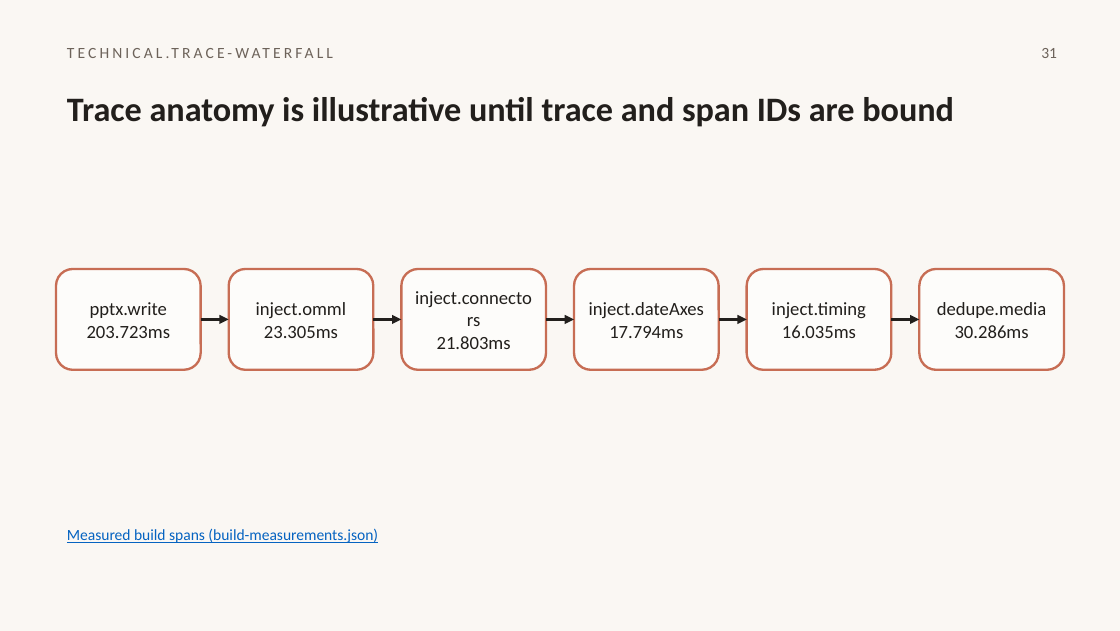
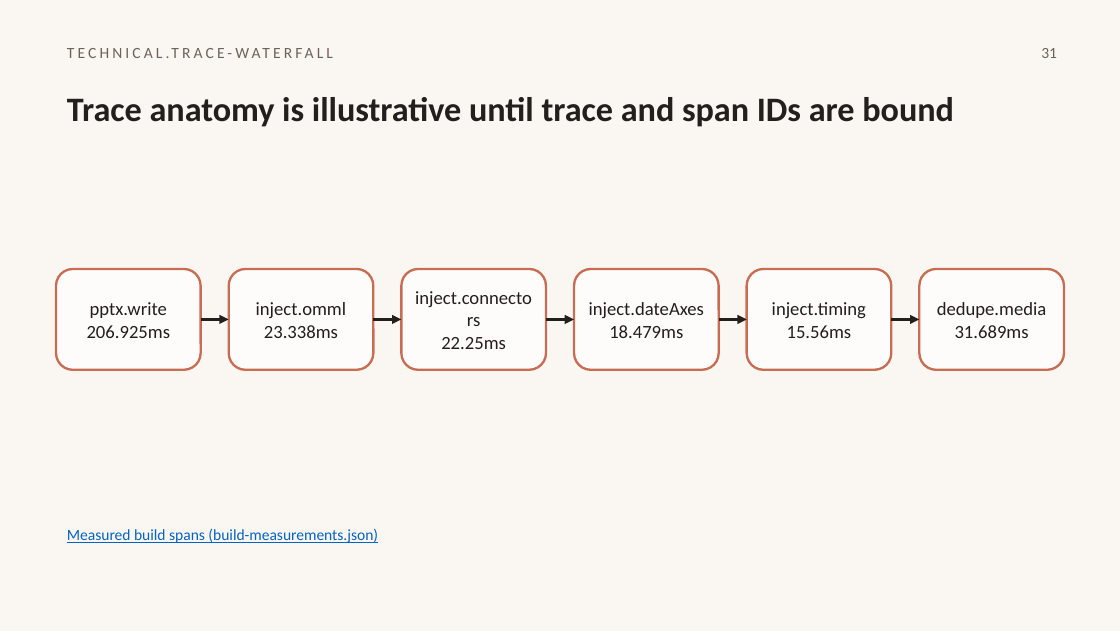
Before and after one commit to HomenShum/NodeSlide, a slide deck: slide 31 of outputs/atlas-v3-native/nodeslide-artifact-atlas-v3-native.pptx. Drawn at 1120x631 pixels with LibreOffice and Linux fonts; fonts in the diff are those of the drawing. Boxes give left, top, right and bottom in pixels: in the first picture for what was removed or moved away, otherwise in the second. Text is boxed around its words. In the diff, an @@ line names an element or a change of style, - is before the commit and + after.

```diff
--- a/outputs/atlas-v3-native/nodeslide-artifact-atlas-v3-native.pptx
+++ b/outputs/atlas-v3-native/nodeslide-artifact-atlas-v3-native.pptx
@@ text at bbox=[87, 325, 171, 338]: text changed @@
-203.723ms
+206.925ms
@@ text at bbox=[264, 325, 338, 338]: text changed @@
-23.305ms
+23.338ms
@@ text at bbox=[609, 325, 683, 338]: text changed @@
-17.794ms
+18.479ms
@@ text at bbox=[787, 325, 852, 338]: text changed @@
-16.035ms
+15.56ms
@@ text at bbox=[955, 325, 1029, 338]: text changed @@
-30.286ms
+31.689ms
@@ text at bbox=[441, 337, 506, 349]: text changed @@
-21.803ms
+22.25ms
```
Also in this commit, not shown: 1 other slide changed, 4 other files.
